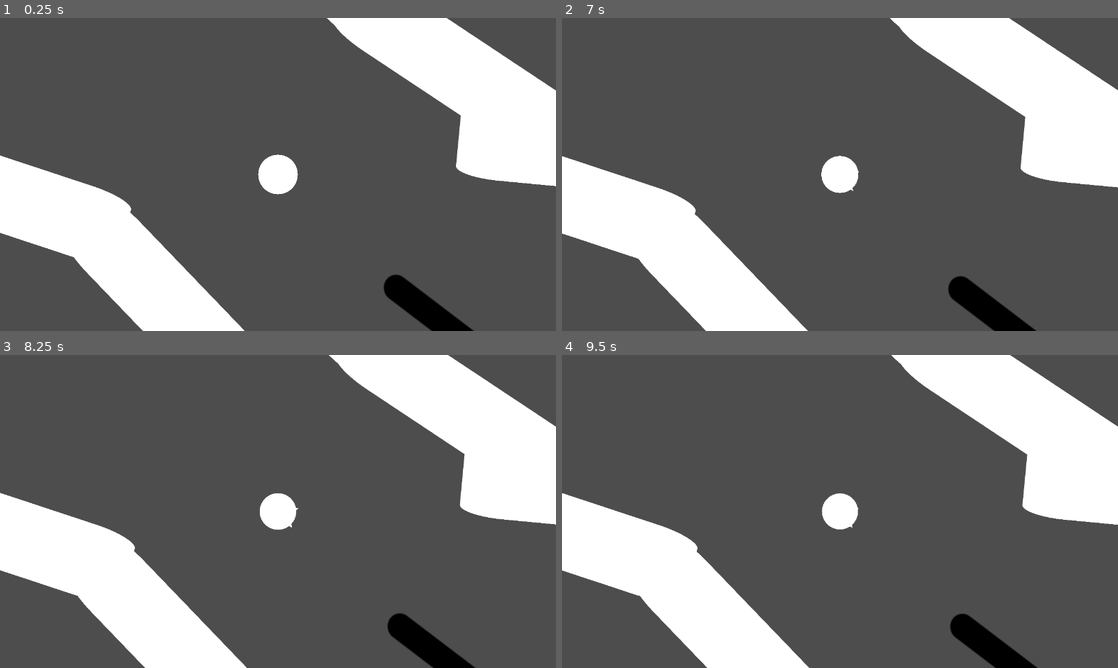
Above: before the commit, frames 1-4 (two rows, left to right).
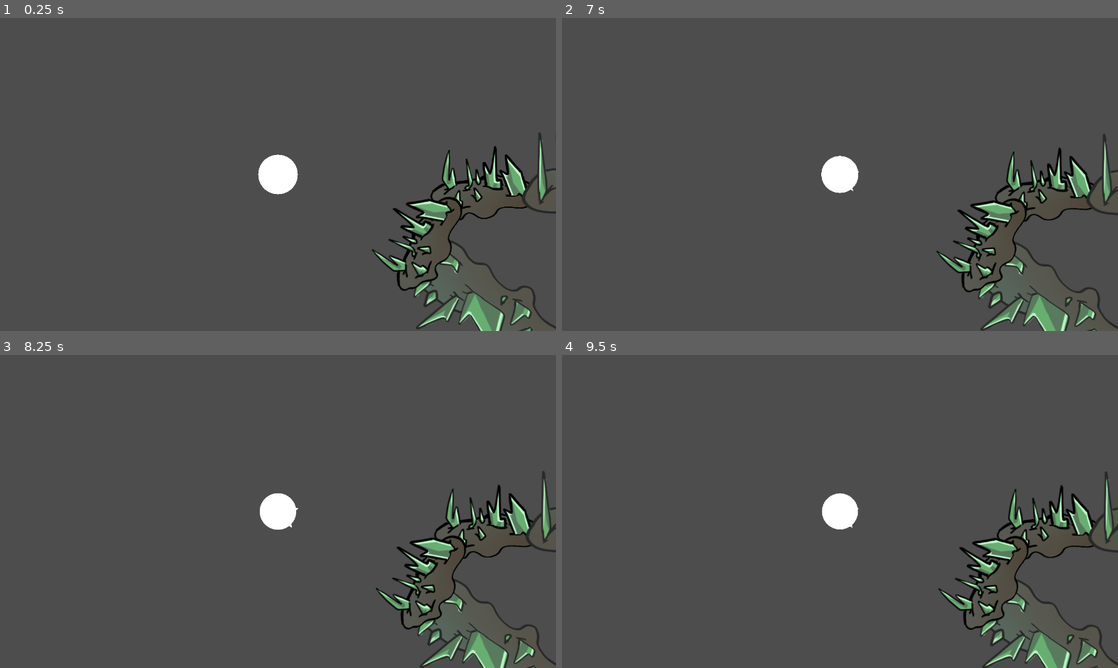
Above: after the commit, the same moments.

Repository: egonaraujo/random-splash
Game: Godot game, scene res://scenes/Layout/GameLayout.tscn
The game is run twice, just before and just after one commit, with the same random seed, the same clock (stepped at 60 frames per second) and the same inputs. This scene is started directly instead of the project's main scene.
Inputs (mouse positions are in pixels of both pictures, inside the frame that each line leads up to):
- Up to frame 1 (0.25 s): no input
- Up to frame 2 (7 s): tap Enter at 0.5, 2 s; move the mouse to (962, 158) at 0.52 s; click (962, 158) at 0.67 s; tap Space at 1.25, 2.75 s; move the mouse to (728, 190) at 1.27 s; click (728, 190) at 1.42 s; move the mouse to (895, 105) at 2.02 s; click (895, 105) at 2.17 s; move the mouse to (812, 237) at 2.77 s; click (812, 237) at 2.92 s; move the mouse to (1006, 221) at 3.52 s; click (1006, 221) at 3.67 s; move the mouse to (673, 127) at 4.27 s; click (673, 127) at 4.42 s; move the mouse to (867, 174) at 5.02 s; click (867, 174) at 5.17 s; move the mouse to (756, 96) at 5.77 s; click (756, 96) at 5.92 s; move the mouse to (962, 158) at 6.52 s; click (962, 158) at 6.67 s
- Up to frame 3 (8.25 s): move the mouse to (166, 527) at 7.27 s; click (166, 527) at 7.42 s; move the mouse to (333, 442) at 8.02 s; click (333, 442) at 8.17 s
- Up to frame 4 (9.5 s): move the mouse to (812, 574) at 8.77 s; click (812, 574) at 8.92 s

The runs differ from the first frame. In frame 1, 26% of the frame differs, in the area x 0-100%, y 0-100%; in frame 2, 26%; in frame 3, 26%; in frame 4, 26%.

Commit message:
MapSecondPart

Diff:
--- a/scenes/Layout/GameLayout.tscn
+++ b/scenes/Layout/GameLayout.tscn
@@ -1,21 +1,23 @@
-[gd_scene load_steps=5 format=3 uid="uid://c365s5l5ix1wo"]
-
-[ext_resource type="PackedScene" uid="uid://dhcr7rjn3fvhx" path="res://shapes/Wall.tscn" id="1_oguch"]
+[gd_scene load_steps=7 format=3 uid="uid://c365s5l5ix1wo"]
+
+[ext_resource type="PackedScene" uid="uid://d0i72i6dao5gr" path="res://shapes/Wall.tscn" id="1_oguch"]
 [ext_resource type="PackedScene" uid="uid://dd2wmljmibo22" path="res://scenes/MainGame/player.tscn" id="2_ifi61"]
-[ext_resource type="Texture2D" uid="uid://com2l2n3f6e4r" path="res://shapes/triangle.png" id="2_u6qjv"]
 [ext_resource type="PackedScene" uid="uid://c8ynp2rpf5vf6" path="res://scenes/MainGame/PushField.tscn" id="3_plq0r"]
+[ext_resource type="PackedScene" uid="uid://lj1ye2taylqp" path="res://scenes/MainGame/Obstacles/peixe.tscn" id="5_fyf6i"]
+[ext_resource type="PackedScene" uid="uid://cpknuiwl6y4xe" path="res://sprites/Props/Espinhos/Prop_Spike1.tscn" id="5_u4fog"]
+[ext_resource type="PackedScene" uid="uid://d321rp6s3vjpi" path="res://sprites/Props/Espinhos/Prop_Spike2.tscn" id="6_doqua"]
 
 [node name="GameLayout" type="Node2D"]
 
 [node name="Map" type="Node" parent="."]
 
 [node name="Wall" parent="Map" instance=ExtResource("1_oguch")]
-position = Vector2(173, 1163)
+position = Vector2(-25, 1282)
 rotation = 0.416277
 scale = Vector2(0.751815, 0.185213)
 
 [node name="Wall2" parent="Map" instance=ExtResource("1_oguch")]
-position = Vector2(-65, 989)
+position = Vector2(-223, 978)
 rotation = 1.65596
 scale = Vector2(0.751815, 0.185213)
 
@@ -55,32 +57,32 @@
 scale = Vector2(0.751815, 0.185213)
 
 [node name="Wall4" parent="Map" instance=ExtResource("1_oguch")]
-position = Vector2(413, 1136)
+position = Vector2(351, 1357)
 rotation = 3.18263
 scale = Vector2(0.751815, 0.185213)
 
 [node name="Wall5" parent="Map" instance=ExtResource("1_oguch")]
-position = Vector2(944, 1209)
+position = Vector2(910, 1345)
 rotation = 3.39177
 scale = Vector2(0.751815, 0.185213)
 
 [node name="Wall14" parent="Map" instance=ExtResource("1_oguch")]
-position = Vector2(1159, 1545)
+position = Vector2(1097, 1641)
 rotation = 4.88478
 scale = Vector2(0.751815, 0.185213)
 
 [node name="Wall15" parent="Map" instance=ExtResource("1_oguch")]
-position = Vector2(1126, 2137)
+position = Vector2(1052, 2154)
 rotation = 4.61782
 scale = Vector2(0.751815, 0.185213)
 
 [node name="Wall17" parent="Map" instance=ExtResource("1_oguch")]
-position = Vector2(1121, 2732)
+position = Vector2(1025, 2709)
 rotation = 4.91213
 scale = Vector2(0.751815, 0.185213)
 
 [node name="Wall18" parent="Map" instance=ExtResource("1_oguch")]
-position = Vector2(826, 3060)
+position = Vector2(690, 3043)
 rotation = 6.03517
 scale = Vector2(0.751815, 0.185213)
 
@@ -120,12 +122,12 @@
 scale = Vector2(0.751815, 0.185213)
 
 [node name="Wall32" parent="Map" instance=ExtResource("1_oguch")]
-position = Vector2(3534, 3472)
+position = Vector2(3580, 3491)
 rotation = 2.28284
 scale = Vector2(0.751815, 0.185213)
 
 [node name="Wall33" parent="Map" instance=ExtResource("1_oguch")]
-position = Vector2(3988, 3200)
+position = Vector2(4043, 3240)
 rotation = 3.0968
 scale = Vector2(0.751815, 0.185213)
 
@@ -214,6 +216,241 @@
 rotation = 3.17391
 scale = Vector2(0.751815, 0.185213)
 
+[node name="Wall65" parent="Map" instance=ExtResource("1_oguch")]
+position = Vector2(11563, 3430)
+rotation = 3.52725
+scale = Vector2(0.751815, 0.185213)
+
+[node name="Wall66" parent="Map" instance=ExtResource("1_oguch")]
+position = Vector2(11979, 3830)
+rotation = 4.2708
+scale = Vector2(0.751815, 0.185213)
+
+[node name="Wall67" parent="Map" instance=ExtResource("1_oguch")]
+position = Vector2(12033, 4235)
+rotation = 4.75957
+scale = Vector2(0.751815, 0.185213)
+
+[node name="Wall68" parent="Map" instance=ExtResource("1_oguch")]
+position = Vector2(12237, 4508)
+rotation = 6.83199
+scale = Vector2(0.751815, 0.185213)
+
+[node name="Wall69" parent="Map" instance=ExtResource("1_oguch")]
+position = Vector2(12728, 4542)
+rotation = 5.92614
+scale = Vector2(0.751815, 0.185213)
+
+[node name="Wall70" parent="Map" instance=ExtResource("1_oguch")]
+position = Vector2(13340, 4338)
+rotation = 5.92614
+scale = Vector2(0.751815, 0.185213)
+
+[node name="Wall71" parent="Map" instance=ExtResource("1_oguch")]
+position = Vector2(13989, 4210)
+rotation = 6.23317
+scale = Vector2(0.751815, 0.185213)
+
+[node name="Wall77" parent="Map" instance=ExtResource("1_oguch")]
+position = Vector2(14563, 4028)
+rotation = 5.60547
+scale = Vector2(0.751815, 0.185213)
+
+[node name="Wall78" parent="Map" instance=ExtResource("1_oguch")]
+position = Vector2(15114, 3673)
+rotation = 5.81273
+scale = Vector2(0.751815, 0.185213)
+
+[node name="Wall79" parent="Map" instance=ExtResource("1_oguch")]
+position = Vector2(15589, 3288)
+rotation = 5.39284
+scale = Vector2(0.751815, 0.185213)
+
+[node name="Wall80" parent="Map" instance=ExtResource("1_oguch")]
+position = Vector2(15725, 2804)
+rotation = 4.49196
+scale = Vector2(0.751815, 0.185213)
+
+[node name="Wall83" parent="Map" instance=ExtResource("1_oguch")]
+position = Vector2(15861, 2313)
+rotation = 5.39691
+scale = Vector2(0.751815, 0.185213)
+
+[node name="Wall84" parent="Map" instance=ExtResource("1_oguch")]
+position = Vector2(16369, 1960)
+rotation = 5.98327
+scale = Vector2(0.751815, 0.185213)
+
+[node name="Wall86" parent="Map" instance=ExtResource("1_oguch")]
+position = Vector2(16928, 1687)
+rotation = 5.6627
+scale = Vector2(0.751815, 0.185213)
+
+[node name="Wall91" parent="Map" instance=ExtResource("1_oguch")]
+position = Vector2(17443, 1642)
+rotation = 6.8242
+scale = Vector2(0.751815, 0.185213)
+
+[node name="Wall92" parent="Map" instance=ExtResource("1_oguch")]
+position = Vector2(17919, 2017)
+rotation = 7.12877
+scale = Vector2(0.751815, 0.185213)
+
+[node name="Wall94" parent="Map" instance=ExtResource("1_oguch")]
+position = Vector2(18818, 1746)
+rotation = 4.59658
+scale = Vector2(0.751815, 0.185213)
+
+[node name="Wall95" parent="Map" instance=ExtResource("1_oguch")]
+position = Vector2(18013, 2534)
+rotation = 5.05158
+scale = Vector2(0.751815, 0.185213)
+
+[node name="Wall98" parent="Map" instance=ExtResource("1_oguch")]
+position = Vector2(17860, 3110)
+rotation = 4.85463
+scale = Vector2(0.751815, 0.185213)
+
+[node name="Wall99" parent="Map" instance=ExtResource("1_oguch")]
+position = Vector2(18020, 3630)
+rotation = 3.98676
+scale = Vector2(0.751815, 0.185213)
+
+[node name="Wall100" parent="Map" instance=ExtResource("1_oguch")]
+position = Vector2(18260, 4126)
+rotation = 4.65475
+scale = Vector2(0.751815, 0.185213)
+
+[node name="Wall101" parent="Map" instance=ExtResource("1_oguch")]
+position = Vector2(18524, 4606)
+rotation = 3.79603
+scale = Vector2(0.751815, 0.185213)
+
+[node name="Wall103" parent="Map" instance=ExtResource("1_oguch")]
+position = Vector2(19101, 4844)
+rotation = 3.28737
+scale = Vector2(0.751815, 0.185213)
+
+[node name="Wall104" parent="Map" instance=ExtResource("1_oguch")]
+position = Vector2(19621, 5087)
+rotation = 3.95164
+scale = Vector2(0.751815, 0.185213)
+
+[node name="Wall105" parent="Map" instance=ExtResource("1_oguch")]
+position = Vector2(20113, 5302)
+rotation = 3.10931
+scale = Vector2(0.751815, 0.185213)
+
+[node name="Wall106" parent="Map" instance=ExtResource("1_oguch")]
+position = Vector2(20781, 5375)
+rotation = 3.42399
+scale = Vector2(0.751815, 0.185213)
+
+[node name="Wall107" parent="Map" instance=ExtResource("1_oguch")]
+position = Vector2(21341, 5313)
+rotation = 2.65413
+scale = Vector2(0.751815, 0.185213)
+
+[node name="Wall108" parent="Map" instance=ExtResource("1_oguch")]
+position = Vector2(21896, 5109)
+rotation = 2.91659
+scale = Vector2(0.751815, 0.185213)
+
+[node name="Wall109" parent="Map" instance=ExtResource("1_oguch")]
+position = Vector2(22524, 4985)
+rotation = 2.96945
+scale = Vector2(0.751815, 0.185213)
+
+[node name="Wall96" parent="Map" instance=ExtResource("1_oguch")]
+position = Vector2(19047, 2305)
+rotation = 4.19082
+scale = Vector2(0.751815, 0.185213)
+
+[node name="Wall97" parent="Map" instance=ExtResource("1_oguch")]
+position = Vector2(19488, 2661)
+rotation = 3.43723
+scale = Vector2(0.751815, 0.185213)
+
+[node name="Wall102" parent="Map" instance=ExtResource("1_oguch")]
+position = Vector2(20064, 2645)
+rotation = 2.75602
+scale = Vector2(0.751815, 0.185213)
+
+[node name="Wall93" parent="Map" instance=ExtResource("1_oguch")]
+position = Vector2(18650, 1243)
+rotation = 7.37855
+scale = Vector2(0.751815, 0.185213)
+
+[node name="Wall88" parent="Map" instance=ExtResource("1_oguch")]
+position = Vector2(18325, 302)
+rotation = 5.41749
+scale = Vector2(0.751815, 0.185213)
+
+[node name="Wall89" parent="Map" instance=ExtResource("1_oguch")]
+position = Vector2(18313, 703)
+rotation = 4.08079
+scale = Vector2(0.751815, 0.185213)
+
+[node name="Wall63" parent="Map" instance=ExtResource("1_oguch")]
+position = Vector2(10722, 2415)
+rotation = 2.98253
+scale = Vector2(0.751815, 0.185213)
+
+[node name="Wall64" parent="Map" instance=ExtResource("1_oguch")]
+position = Vector2(11297, 2236)
+rotation = 2.58677
+scale = Vector2(0.751815, 0.185213)
+
+[node name="Wall72" parent="Map" instance=ExtResource("1_oguch")]
+position = Vector2(11731, 1839)
+rotation = 2.21834
+scale = Vector2(0.751815, 0.185213)
+
+[node name="Wall73" parent="Map" instance=ExtResource("1_oguch")]
+position = Vector2(12177, 1654)
+rotation = 3.41532
+scale = Vector2(0.751815, 0.185213)
+
+[node name="Wall74" parent="Map" instance=ExtResource("1_oguch")]
+position = Vector2(12823, 1711)
+rotation = 3.06941
+scale = Vector2(0.751815, 0.185213)
+
+[node name="Wall75" parent="Map" instance=ExtResource("1_oguch")]
+position = Vector2(13476, 1735)
+rotation = 3.27375
+scale = Vector2(0.751815, 0.185213)
+
+[node name="Wall76" parent="Map" instance=ExtResource("1_oguch")]
+position = Vector2(14129, 1825)
+rotation = 3.27375
+scale = Vector2(0.751815, 0.185213)
+
+[node name="Wall81" parent="Map" instance=ExtResource("1_oguch")]
+position = Vector2(14756, 1825)
+rotation = 3.06115
+scale = Vector2(0.751815, 0.185213)
+
+[node name="Wall82" parent="Map" instance=ExtResource("1_oguch")]
+position = Vector2(15345, 1643)
+rotation = 2.60785
+scale = Vector2(0.751815, 0.185213)
+
+[node name="Wall85" parent="Map" instance=ExtResource("1_oguch")]
+position = Vector2(15776, 1237)
+rotation = 2.10399
+scale = Vector2(0.751815, 0.185213)
+
+[node name="Wall87" parent="Map" instance=ExtResource("1_oguch")]
+position = Vector2(15826, 723)
+rotation = 1.23239
+scale = Vector2(0.751815, 0.185213)
+
+[node name="Wall90" parent="Map" instance=ExtResource("1_oguch")]
+position = Vector2(15566, 285)
+rotation = 0.789812
+scale = Vector2(0.751815, 0.185213)
+
 [node name="Wall23" parent="Map" instance=ExtResource("1_oguch")]
 position = Vector2(2102, 2930)
 rotation = 3.12213
@@ -310,81 +547,9 @@
 scale = Vector2(0.751815, 0.185213)
 
 [node name="Wall6" parent="Map" instance=ExtResource("1_oguch")]
-position = Vector2(739, 1273)
+position = Vector2(699, 1477)
 rotation = 1.55729
 scale = Vector2(0.751815, 0.185213)
-
-[node name="Triangle" type="Sprite2D" parent="Map"]
-position = Vector2(3396, 3403)
-rotation = -0.716186
-scale = Vector2(-0.0252552, 0.0628553)
-texture = ExtResource("2_u6qjv")
-
-[node name="Triangle2" type="Sprite2D" parent="Map"]
-position = Vector2(3492, 3315)
-rotation = -0.716186
-scale = Vector2(-0.0252552, 0.0628553)
-texture = ExtResource("2_u6qjv")
-
-[node name="Triangle3" type="Sprite2D" parent="Map"]
-position = Vector2(3600, 3199)
-rotation = -0.716186
-scale = Vector2(-0.0252552, 0.0628553)
-texture = ExtResource("2_u6qjv")
-
-[node name="Triangle4" type="Sprite2D" parent="Map"]
-position = Vector2(3708, 3127)
-rotation = -0.38304
-scale = Vector2(-0.0252552, 0.0628553)
-texture = ExtResource("2_u6qjv")
-
-[node name="Triangle5" type="Sprite2D" parent="Map"]
-position = Vector2(3852, 3095)
-rotation = -0.146313
-scale = Vector2(-0.0252552, 0.0628553)
-texture = ExtResource("2_u6qjv")
-
-[node name="Triangle6" type="Sprite2D" parent="Map"]
-position = Vector2(3996, 3087)
-rotation = 0.0180763
-scale = Vector2(-0.0252552, 0.0628553)
-texture = ExtResource("2_u6qjv")
-
-[node name="Triangle7" type="Sprite2D" parent="Map"]
-position = Vector2(4113, 3083)
-rotation = -0.225649
-scale = Vector2(-0.0252552, 0.0628553)
-texture = ExtResource("2_u6qjv")
-
-[node name="Triangle8" type="Sprite2D" parent="Map"]
-position = Vector2(4547, 2126)
-rotation = 2.61352
-scale = Vector2(-0.0252552, 0.0628553)
-texture = ExtResource("2_u6qjv")
-
-[node name="Triangle9" type="Sprite2D" parent="Map"]
-position = Vector2(4700, 2039)
-rotation = 2.30374
-scale = Vector2(-0.0252552, 0.0628553)
-texture = ExtResource("2_u6qjv")
-
-[node name="Triangle10" type="Sprite2D" parent="Map"]
-position = Vector2(4774, 1910)
-rotation = 2.30374
-scale = Vector2(-0.0252552, 0.0628553)
-texture = ExtResource("2_u6qjv")
-
-[node name="Triangle11" type="Sprite2D" parent="Map"]
-position = Vector2(4855, 1781)
-rotation = 2.30374
-scale = Vector2(-0.0252552, 0.0628553)
-texture = ExtResource("2_u6qjv")
-
-[node name="Triangle12" type="Sprite2D" parent="Map"]
-position = Vector2(4944, 1624)
-rotation = 2.04041
-scale = Vector2(-0.0252552, 0.0628553)
-texture = ExtResource("2_u6qjv")
 
 [node name="Sprite2D" parent="Map" instance=ExtResource("3_plq0r")]
 position = Vector2(9025, 1124)
@@ -392,55 +557,190 @@
 scale = Vector2(1.77693, 1.88458)
 direction = Vector2(0, 50)
 
-[node name="Triangle13" type="Sprite2D" parent="Map"]
-position = Vector2(9419, 3064)
-scale = Vector2(0.0340321, 0.0481577)
-texture = ExtResource("2_u6qjv")
-
-[node name="Triangle14" type="Sprite2D" parent="Map"]
-position = Vector2(9539, 3115)
-scale = Vector2(0.0340321, 0.0481577)
-texture = ExtResource("2_u6qjv")
-
-[node name="Triangle15" type="Sprite2D" parent="Map"]
-position = Vector2(9665, 3175)
-scale = Vector2(0.0340321, 0.0481577)
-texture = ExtResource("2_u6qjv")
-
-[node name="Triangle16" type="Sprite2D" parent="Map"]
-position = Vector2(9800, 3223)
-scale = Vector2(0.0340321, 0.0481577)
-texture = ExtResource("2_u6qjv")
-
-[node name="Triangle17" type="Sprite2D" parent="Map"]
-position = Vector2(9806, 2417)
-rotation = -2.85065
-scale = Vector2(0.0340321, 0.0481577)
-texture = ExtResource("2_u6qjv")
-
-[node name="Triangle18" type="Sprite2D" parent="Map"]
-position = Vector2(9977, 2468)
-rotation = -2.85065
-scale = Vector2(0.0340321, 0.0481577)
-texture = ExtResource("2_u6qjv")
-
-[node name="Triangle19" type="Sprite2D" parent="Map"]
-position = Vector2(10120, 2547)
-rotation = -2.85065
-scale = Vector2(0.0340321, 0.0481577)
-texture = ExtResource("2_u6qjv")
-
-[node name="Triangle20" type="Sprite2D" parent="Map"]
-position = Vector2(10272, 2624)
-rotation = -2.85065
-scale = Vector2(0.0340321, 0.0481577)
-texture = ExtResource("2_u6qjv")
+[node name="Sprite2D3" parent="Map" instance=ExtResource("3_plq0r")]
+position = Vector2(11036, 2558)
+rotation = -0.634263
+scale = Vector2(1.77693, 1.88458)
+direction = Vector2(0, -1)
+
+[node name="Sprite2D4" parent="Map" instance=ExtResource("3_plq0r")]
+position = Vector2(11037, 3160)
+rotation = -2.44665
+scale = Vector2(1.77693, 1.88458)
+direction = Vector2(0, 1)
+
+[node name="Sprite2D2" parent="Map" instance=ExtResource("3_plq0r")]
+position = Vector2(16899, -143)
+rotation = -0.0102374
+scale = Vector2(8.24378, 1.48542)
+direction = Vector2(0, 50)
 
 [node name="Player" parent="." instance=ExtResource("2_ifi61")]
-position = Vector2(8428, 642)
+position = Vector2(12446, 2672)
 rotation = -0.0209571
 
 [node name="Sprite2D" parent="." instance=ExtResource("3_plq0r")]
-position = Vector2(1442, 3391)
+position = Vector2(1340, 3577)
 rotation = 3.14159
-direction = Vector2(0, -20)
+scale = Vector2(1.42086, 0.325284)
+direction = Vector2(0, -1)
+force = 100.0
+
+[node name="Sprite2D2" parent="." instance=ExtResource("3_plq0r")]
+position = Vector2(1340, 3472)
+rotation = 3.14159
+scale = Vector2(1.42086, 0.325284)
+direction = Vector2(0, -1)
+force = 30.0
+
+[node name="Sprite2D3" parent="." instance=ExtResource("3_plq0r")]
+position = Vector2(1340, 3301)
+rotation = 3.14159
+scale = Vector2(1.42086, 0.605284)
+direction = Vector2(0, -1)
+force = 20.0
+
+[node name="Sprite2D5" parent="." instance=ExtResource("3_plq0r")]
+position = Vector2(7227, -244)
+scale = Vector2(5.28682, 1.02088)
+direction = Vector2(0, 1)
+force = 100.0
+
+[node name="Sprite2D4" parent="." instance=ExtResource("3_plq0r")]
+position = Vector2(1340, 2987)
+rotation = 3.14159
+scale = Vector2(1.42086, 1.12528)
+direction = Vector2(0, -1)
+force = 4.0
+
+[node name="PeixeEstranho" parent="." instance=ExtResource("5_fyf6i")]
+position = Vector2(11840, 2857)
+rotation = 3.11842
+scale = Vector2(1.21818, 1.13088)
+maxDistance = 400.0
+
+[node name="PeixeEstranho2" parent="." instance=ExtResource("5_fyf6i")]
+position = Vector2(19765, 3302)
+rotation = 3.11842
+scale = Vector2(1.21818, 1.13088)
+speed = 400.0
+maxDistance = 1000.0
+
+[node name="PeixeEstranho3" parent="." instance=ExtResource("5_fyf6i")]
+position = Vector2(19908, 3949)
+rotation = 3.11842
+scale = Vector2(1.21818, 1.13088)
+speed = 200.0
+maxDistance = 600.0
+
+[node name="PeixeEstranho4" parent="." instance=ExtResource("5_fyf6i")]
+position = Vector2(22484, 4231)
+scale = Vector2(1.21818, 1.13088)
+speed = 200.0
+maxDistance = 600.0
+
+[node name="PeixeEstranho5" parent="." instance=ExtResource("5_fyf6i")]
+position = Vector2(22767, 3463)
+scale = Vector2(1.21818, 1.13088)
+speed = 200.0
+maxDistance = 600.0
+
+[node name="PeixeEstranho6" parent="." instance=ExtResource("5_fyf6i")]
+position = Vector2(21207, 4521)
+scale = Vector2(1.21818, 1.13088)
+speed = 200.0
+maxDistance = 600.0
+
+[node name="PropSpike1" parent="." instance=ExtResource("5_u4fog")]
+position = Vector2(3558, 3268)
+rotation = -0.789411
+
+[node name="PropSpike2" parent="." instance=ExtResource("5_u4fog")]
+position = Vector2(3422, 3430)
+rotation = -0.789411
+
+[node name="PropSpike3" parent="." instance=ExtResource("5_u4fog")]
+position = Vector2(4474, 2075)
+rotation = 2.60513
+
+[node name="PropSpike4" parent="." instance=ExtResource("5_u4fog")]
+position = Vector2(4676, 1953)
+rotation = 2.35973
+
+[node name="PropSpike5" parent="." instance=ExtResource("6_doqua")]
+position = Vector2(3825, 3176)
+rotation = -0.0898917
+
+[node name="PropSpike6" parent="." instance=ExtResource("6_doqua")]
+position = Vector2(4880, 1630)
+rotation = 2.21285
+
+[node name="PropSpike7" parent="." instance=ExtResource("6_doqua")]
+position = Vector2(6095, 1893)
+rotation = 5.03746
+
+[node name="PropSpike8" parent="." instance=ExtResource("6_doqua")]
+position = Vector2(5827, 2163)
+rotation = 5.7909
+
+[node name="PropSpike9" parent="." instance=ExtResource("6_doqua")]
+position = Vector2(9262, 2873)
+rotation = 0.943698
+
+[node name="PropSpike10" parent="." instance=ExtResource("6_doqua")]
+position = Vector2(9551, 3124)
+rotation = 0.193379
+
+[node name="PropSpike11" parent="." instance=ExtResource("6_doqua")]
+position = Vector2(9983, 3181)
+rotation = -0.0191978
+
+[node name="PropSpike12" parent="." instance=ExtResource("5_u4fog")]
+position = Vector2(9802, 2443)
+rotation = -2.87293
+
+[node name="PropSpike13" parent="." instance=ExtResource("5_u4fog")]
+position = Vector2(10004, 2503)
+rotation = -2.5683
+
+[node name="PropSpike14" parent="." instance=ExtResource("6_doqua")]
+position = Vector2(10418, 2580)
+rotation = -3.00007
+
+[node name="PropSpike24" parent="." instance=ExtResource("6_doqua")]
+position = Vector2(12955, 3032)
+rotation = -2.53951
+
+[node name="PropSpike16" parent="." instance=ExtResource("6_doqua")]
+position = Vector2(13581, 3072)
+rotation = -3.13513
+
+[node name="PropSpike17" parent="." instance=ExtResource("6_doqua")]
+position = Vector2(14023, 3084)
+rotation = -3.13513
+
+[node name="PropSpike18" parent="." instance=ExtResource("6_doqua")]
+position = Vector2(13743, 2841)
+rotation = -6.21921
+
+[node name="PropSpike19" parent="." instance=ExtResource("5_u4fog")]
+position = Vector2(14110, 2911)
+rotation = 0.60545
+
+[node name="PropSpike20" parent="." instance=ExtResource("5_u4fog")]
+position = Vector2(12919, 2660)
+
+[node name="PropSpike25" parent="." instance=ExtResource("5_u4fog")]
+position = Vector2(13236, 3118)
+rotation = 2.82659
+
+[node name="PropSpike23" parent="." instance=ExtResource("5_u4fog")]
+position = Vector2(12742, 2801)
+rotation = -1.01449
+
+[node name="PropSpike21" parent="." instance=ExtResource("6_doqua")]
+position = Vector2(13197, 2679)
+
+[node name="PropSpike22" parent="." instance=ExtResource("5_u4fog")]
+position = Vector2(13534, 2754)
+rotation = 0.752533
--- a/scenes/MainGame/MainGame.tscn
+++ b/scenes/MainGame/MainGame.tscn
@@ -12,7 +12,7 @@
 
 [sub_resource type="CapsuleShape2D" id="CapsuleShape2D_aviu0"]
 radius = 201.864
-height = 981.193
+height = 942.728
 
 [node name="MainGame" type="Node2D"]
 script = ExtResource("1_hfcji")
--- a/shapes/Wall.tscn
+++ b/shapes/Wall.tscn
@@ -13,6 +13,8 @@
 
 [node name="StaticBody2D" type="StaticBody2D" parent="."]
 scale = Vector2(0.514527, 0.228679)
+collision_layer = 2
+collision_mask = 2
 
 [node name="CollisionShape2D" type="CollisionShape2D" parent="StaticBody2D"]
 rotation = 3.14159
--- /dev/null
+++ b/sprites/Props/Espinhos/Prop_Spike1.tscn
@@ -0,0 +1,20 @@
+[gd_scene load_steps=3 format=3 uid="uid://cpknuiwl6y4xe"]
+
+[ext_resource type="Texture2D" uid="uid://cxu72uv2shcat" path="res://sprites/Props/Espinhos/Vidros_Lixosos.png" id="1_7f8vg"]
+
+[sub_resource type="RectangleShape2D" id="RectangleShape2D_183vo"]
+size = Vector2(202, 84)
+
+[node name="PropSpike1" type="Node2D"]
+light_mask = 32768
+visibility_layer = 32768
+
+[node name="VidrosLixosos" type="Sprite2D" parent="."]
+texture = ExtResource("1_7f8vg")
+
+[node name="StaticBody2D" type="StaticBody2D" parent="."]
+collision_layer = 32768
+
+[node name="CollisionShape2D" type="CollisionShape2D" parent="StaticBody2D"]
+position = Vector2(0, 33)
+shape = SubResource("RectangleShape2D_183vo")
--- /dev/null
+++ b/sprites/Props/Espinhos/Prop_Spike2.tscn
@@ -0,0 +1,19 @@
+[gd_scene load_steps=3 format=3 uid="uid://d321rp6s3vjpi"]
+
+[ext_resource type="Texture2D" uid="uid://bsl4ula0kc5o8" path="res://sprites/Props/Espinhos/Vidros Lixosos 2.png" id="1_7mm6w"]
+
+[sub_resource type="RectangleShape2D" id="RectangleShape2D_183vo"]
+size = Vector2(416, 122)
+
+[node name="PropSpike1" type="Node2D"]
+
+[node name="VidrosLixosos2" type="Sprite2D" parent="."]
+position = Vector2(33, 11)
+texture = ExtResource("1_7mm6w")
+
+[node name="StaticBody2D" type="StaticBody2D" parent="."]
+collision_layer = 32768
+
+[node name="CollisionShape2D" type="CollisionShape2D" parent="StaticBody2D"]
+position = Vector2(40, 14)
+shape = SubResource("RectangleShape2D_183vo")
Binary file removed: Cave Tileset.png
Not shown: 1 places in shapes/Wall.tscn that only renumber resources
Binary file added: sprites/Props/Espinhos/Vidros Lixosos 2.png
Not shown, changed: sprites/Props/Espinhos/Vidros Lixosos 2.png.import
Binary file added: sprites/Props/Espinhos/Vidros_Lixosos.png
Not shown, added: sprites/Props/Espinhos/Vidros_Lixosos.png.import
